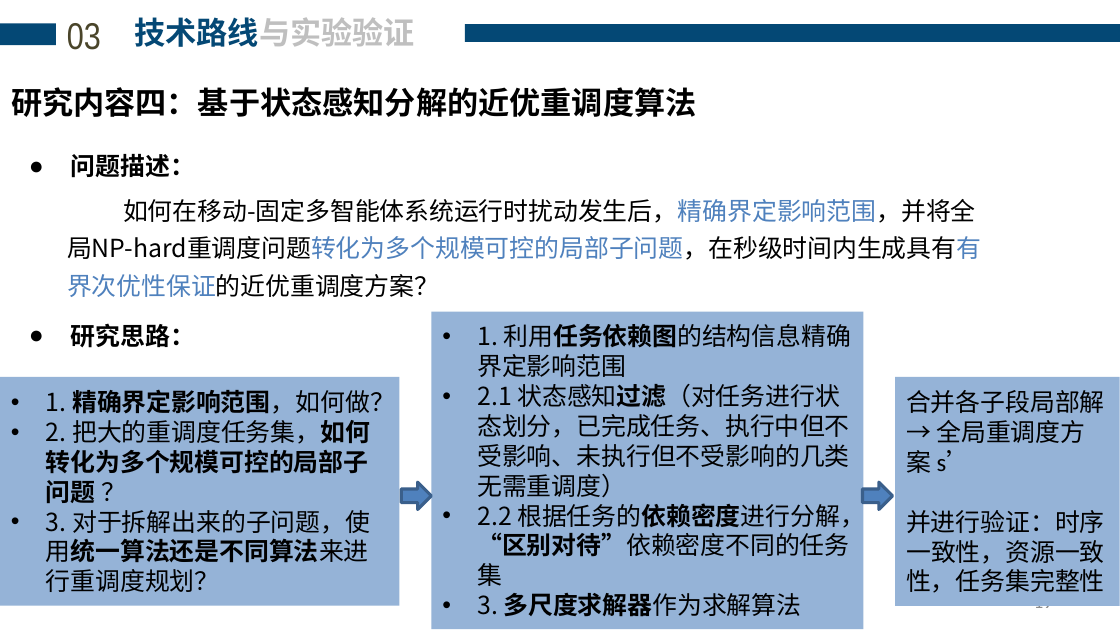
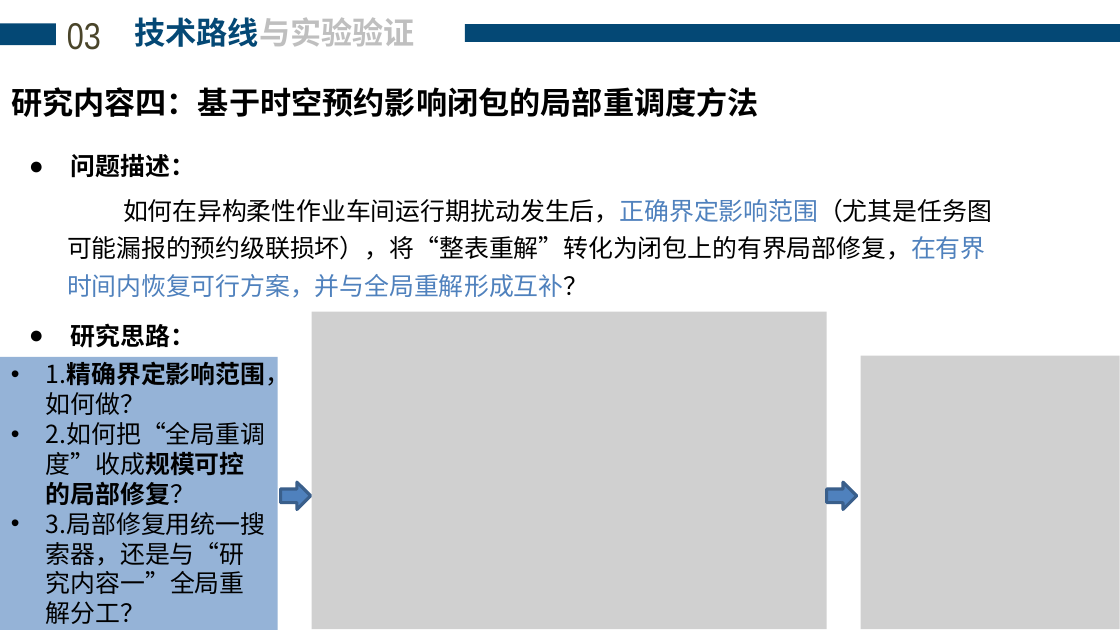
Before and after one commit to analyst2004lx/paper01, a slide deck: slide 19 of 开题报告/于琪-开题PPT(20260809) .pptx. Drawn at 1120x630 pixels with LibreOffice and Linux fonts; fonts in the diff are those of the drawing; grey boxes stand for pictures. Boxes give left, top, right and bottom in pixels: in the first picture for what was removed or moved away, otherwise in the second. Text is boxed around its words. In the diff, an @@ line names an element or a change of style, - is before the commit and + after.

```diff
--- a/开题报告/于琪-开题PPT(20260809) .pptx
+++ b/开题报告/于琪-开题PPT(20260809) .pptx
@@ text at (11, 87, 759, 117): text changed @@
-研究内容四：基于状态感知分解的近优重调度算法
+研究内容四：基于时空预约影响闭包的局部重调度方法
@@ text at (67, 199, 992, 298): text changed @@
-如何在移动-固定多智能体系统运行时扰动发生后，精确界定影响范围，并将全局NP-hard重调度问题转化为多个规模可控的局部子问题，在秒级时间内生成具有有界次优性保证的近优重调度方案？
+如何在异构柔性作业车间运行期扰动发生后，正确界定影响范围（尤其是任务图可能漏报的预约级联损坏），将“整表重解”转化为闭包上的有界局部修复，在有界时间内恢复可行方案，并与全局重解形成互补？
@@ picture added at (311, 311, 827, 628) @@
@@ rectangle removed at (431, 311, 864, 628) @@
-• 1. 利用任务依赖图的结构信息精确界定影响范围
-• 2.1 状态感知过滤（对任务进行状态划分，已完成任务、执行中但不受影响、未执行但不受影响的几类无需重调度）
-• 2.2 根据任务的依赖密度进行分解，“区别对待”依赖密度不同的任务集
-• 3. 多尺度求解器作为求解算法
@@ rectangle "1.精确界定影响范围，如何做？": place and size @@
-rectangle "1.精确界定影响范围，如何做？" at (0, 377, 400, 606)
+rectangle "1.精确界定影响范围，如何做？" at (0, 357, 278, 630)
@@ text in rectangle at (46, 358, 290, 624): text changed @@
-• 1. 精确界定影响范围，如何做？
-• 2. 把大的重调度任务集，如何转化为多个规模可控的局部子问题 ？
-• 3. 对于拆解出来的子问题，使用统一算法还是不同算法来进行重调度规划？
+• 1.精确界定影响范围，如何做？
+• 2.如何把“全局重调度”收成规模可控的局部修复？
+• 3.局部修复用统一搜索器，还是与“研究内容一”全局重解分工？
@@ picture added at (860, 356, 1119, 629) @@
@@ rectangle removed at (895, 377, 1119, 607) @@
-合并各子段局部解 → 全局重调度方案 s’
-并进行验证：时序一致性，资源一致性，任务集完整性
@@ right arrow: place and size @@
-right arrow at (401, 482, 431, 508)
+right arrow at (281, 482, 311, 508)
@@ right arrow: place and size @@
-right arrow at (862, 482, 893, 508)
+right arrow at (827, 482, 857, 508)
@@ page number removed at (1034, 606, 1053, 613) @@
-19
```
Also in this commit, not shown: 17 other slides changed, 1 slide added, 1 slide removed, 9 other files.
